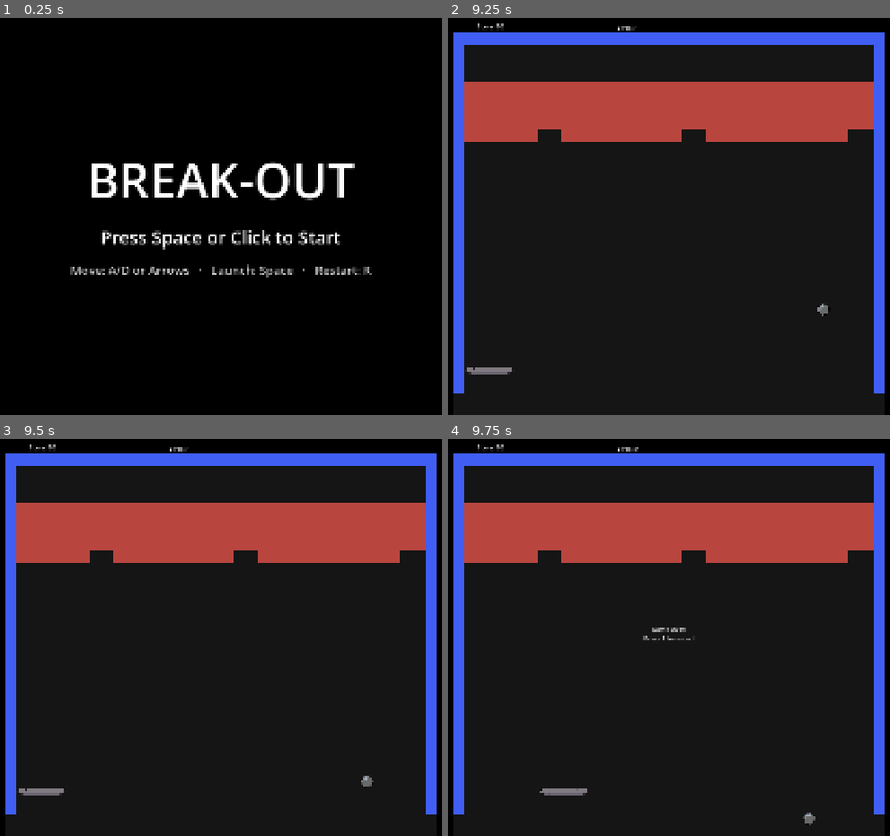
Above: before the commit, frames 1-4 (two rows, left to right).
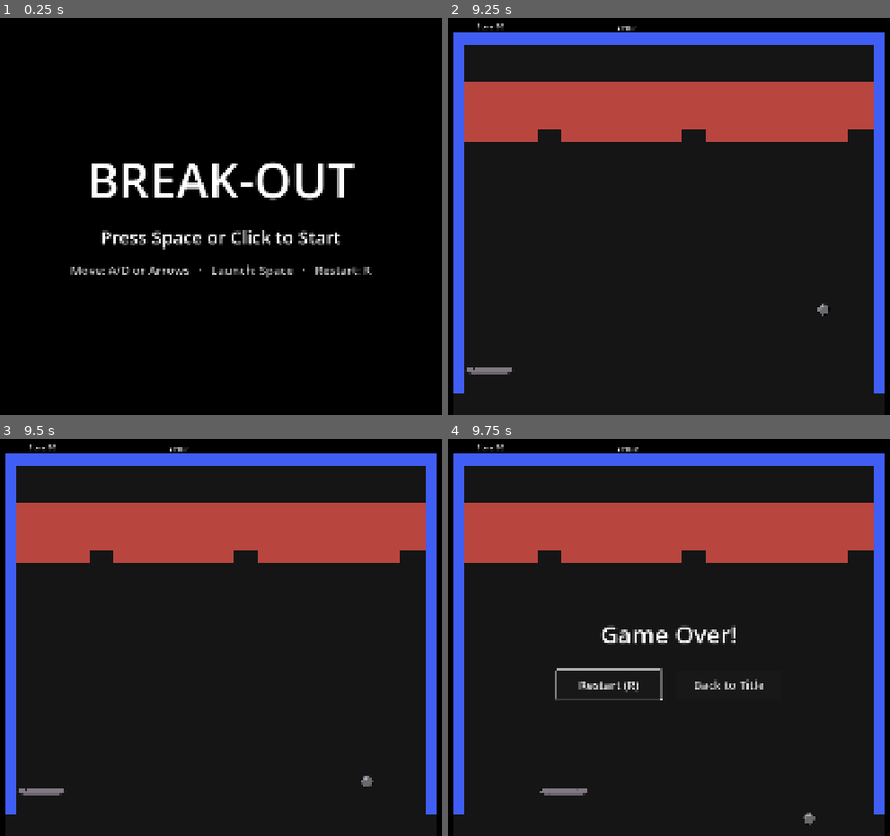
Above: after the commit, the same moments.

Repository: OptikCrash/break-out
Game: Godot game, scene res://TitleScreen.tscn
Two runs of this game, one before a commit and one after it. Both use one fixed random seed, a clock stepped at 60 frames per second and the inputs below.
Inputs (mouse positions are in pixels of both pictures, inside the frame that each line leads up to):
- Up to frame 1 (0.25 s): no input
- Up to frame 2 (9.25 s): tap Space (launch) at 0.5, 0.6, 1.55, 2.1, 2.85, 4.35, 5.1, 6.05, 6.6, 7.35, 8.85 s; move the mouse to (828, 192) at 0.52 s; hold D (move_right) 0.53-1.28 s; hold Enter (ui_accept) 0.53-1.28 s; click (828, 192) at 0.67 s; move the mouse to (523, 232) at 1.27 s; hold A (move_left) 1.28-2.03 s; tap Enter (ui_accept) at 1.35, 1.52, 1.82, 3.02, 3.32, 3.5, 4.52, 4.82, 5.85, 6.02, 6.32, 7.52, 7.82, 9.02 s; click (523, 232) at 1.42 s; move the mouse to (739, 125) at 2.02 s; hold Enter (ui_accept) 2.03-2.78 s; hold D (move_right) 2.03-3.53 s; click (739, 125) at 2.17 s; move the mouse to (633, 291) at 2.77 s; click (633, 291) at 2.92 s; move the mouse to (885, 272) at 3.52 s; hold Enter (ui_accept) 3.53-4.28 s; hold A (move_left) 3.53-5.78 s; click (885, 272) at 3.67 s; tap R (restart) at 4.15, 7.25 s; move the mouse to (452, 152) at 4.27 s; click (452, 152) at 4.42 s; move the mouse to (704, 212) at 5.02 s; hold Enter (ui_accept) 5.03-5.78 s; click (704, 212) at 5.17 s; move the mouse to (562, 113) at 5.77 s; hold D (move_right) 5.78-8.03 s; click (562, 113) at 5.92 s; move the mouse to (828, 192) at 6.52 s; hold Enter (ui_accept) 6.53-7.28 s; click (828, 192) at 6.67 s; move the mouse to (523, 232) at 7.27 s; click (523, 232) at 7.42 s; move the mouse to (739, 125) at 8.02 s; hold Enter (ui_accept) 8.03-8.78 s; hold A (move_left) from 8.03 s (still down); click (739, 125) at 8.17 s; move the mouse to (633, 291) at 8.77 s; click (633, 291) at 8.92 s
- Up to frame 3 (9.5 s): keep holding A (move_left); tap Enter (ui_accept) at 9.32 s
- Up to frame 4 (9.75 s): move the mouse to (885, 693) at 9.52 s; release A (move_left) at 9.53 s; hold D (move_right) from 9.53 s (still down); hold Enter (ui_accept) from 9.53 s (still down); tap Space (launch) at 9.6 s; click (885, 693) at 9.67 s

Frames 1-3 are identical in both runs. In frame 4, 1.5% of the frame differs, in the area x 24-72%, y 46-66%.

Commit message:
#25: Restart and Back to Title buttons on Game Over/Win
The HUD shows Restart (R) and Back to Title under the message, with
Restart focused for keyboard and gamepad. The buttons emit HUD signals,
and main.gd handles them. R still restarts. project.godot adds gamepad A
to ui_accept, which has no pad button by default.

Co-Authored-By: Claude Opus 5.5 <noreply@anthropic.com>

Diff:
--- a/HUD.tscn
+++ b/HUD.tscn
@@ -28,3 +28,31 @@
 grow_vertical = 2
 horizontal_alignment = 1
 vertical_alignment = 1
+theme_override_font_sizes/font_size = 64
+
+[node name="EndButtons" type="HBoxContainer" parent="." unique_id=1580362417]
+visible = false
+anchors_preset = 8
+anchor_left = 0.5
+anchor_top = 0.5
+anchor_right = 0.5
+anchor_bottom = 0.5
+offset_left = -300.0
+offset_top = 96.0
+offset_right = 300.0
+offset_bottom = 176.0
+grow_horizontal = 2
+theme_override_constants/separation = 40
+alignment = 1
+
+[node name="Restart" type="Button" parent="EndButtons" unique_id=637104958]
+custom_minimum_size = Vector2(280, 80)
+layout_mode = 2
+theme_override_font_sizes/font_size = 32
+text = "Restart (R)"
+
+[node name="BackToTitle" type="Button" parent="EndButtons" unique_id=1943825106]
+custom_minimum_size = Vector2(280, 80)
+layout_mode = 2
+theme_override_font_sizes/font_size = 32
+text = "Back to Title"
--- a/hud.gd
+++ b/hud.gd
@@ -1,4 +1,12 @@
 extends CanvasLayer
+
+# The HUD only reports which button was chosen; main.gd decides what that does.
+signal restart_pressed
+signal back_to_title_pressed
+
+func _ready() -> void:
+	$EndButtons/Restart.pressed.connect(restart_pressed.emit)
+	$EndButtons/BackToTitle.pressed.connect(back_to_title_pressed.emit)
 
 func update_lives(value: int) -> void:
 	$Lives.text = "Lives: " + str(value)
@@ -8,3 +16,9 @@
 
 func update_message(value: String) -> void:
 	$MessageLabel.text = value
+
+func show_end_buttons() -> void:
+	$EndButtons.show()
+	# Focus lets keyboard and gamepad use the buttons (arrows/D-pad to move,
+	# Enter/Space/A to press) without touching the mouse.
+	$EndButtons/Restart.grab_focus()
--- a/main.gd
+++ b/main.gd
@@ -1,4 +1,6 @@
 extends Node2D
+
+const TITLE_SCENE := "res://TitleScreen.tscn"
 
 @export var lives = 3
 @onready var ball := $PlayArea/Ball
@@ -12,11 +14,13 @@
 	hud.update_message("")
 	hud.update_score(score)
 	hud.update_lives(lives)
+	hud.restart_pressed.connect(restart)
+	hud.back_to_title_pressed.connect(back_to_title)
 	bricks_left = bricks.get_child_count()
 
 func _process(_delta: float) -> void:
 	if reset_ready && Input.is_action_just_pressed("restart"):
-		get_tree().reload_current_scene()
+		restart()
 
 func _on_death_zone_body_entered(_body: Node2D) -> void:
 	lives -= 1
@@ -24,7 +28,8 @@
 	if lives == 0:
 		reset_ready = true
 		ball.set_physics_process(false)
-		hud.update_message("Game Over!\nPress R to restart")
+		hud.update_message("Game Over!")
+		hud.show_end_buttons()
 	else:
 		print("Lives left: ", lives)
 		ball.reset()
@@ -37,4 +42,19 @@
 		ball.reset()
 		reset_ready = true
 		ball.set_physics_process(false)
-		hud.update_message("You Win!\nPress R to restart")
+		hud.update_message("You Win!")
+		hud.show_end_buttons()
+
+# R and the Restart button both land here. Clearing reset_ready means a second
+# request in the same frame (R plus a click) can't ask for another scene change.
+func restart() -> void:
+	if not reset_ready:
+		return
+	reset_ready = false
+	get_tree().reload_current_scene()
+
+func back_to_title() -> void:
+	if not reset_ready:
+		return
+	reset_ready = false
+	get_tree().change_scene_to_file(TITLE_SCENE)
--- a/project.godot
+++ b/project.godot
@@ -44,6 +44,14 @@
 "events": [Object(InputEventKey,"resource_local_to_scene":false,"resource_name":"","device":-1,"window_id":0,"alt_press …(191 unchanged characters)…
 ]
 }
+ui_accept={
+"deadzone": 0.2,
+"events": [Object(InputEventKey,"resource_local_to_scene":false,"resource_name":"","device":-1,"window_id":0,"alt_pressed":false,"shift_pressed":false,"ctrl_pressed":false,"meta_pressed":false,"pressed":false,"keycode":4194309,"physical_keycode":0,"key_label":0,"unicode":0,"location":0,"echo":false,"script":null)
+, Object(InputEventKey,"resource_local_to_scene":false,"resource_name":"","device":-1,"window_id":0,"alt_pressed":false,"shift_pressed":false,"ctrl_pressed":false,"meta_pressed":false,"pressed":false,"keycode":4194310,"physical_keycode":0,"key_label":0,"unicode":0,"location":0,"echo":false,"script":null)
+, Object(InputEventKey,"resource_local_to_scene":false,"resource_name":"","device":-1,"window_id":0,"alt_pressed":false,"shift_pressed":false,"ctrl_pressed":false,"meta_pressed":false,"pressed":false,"keycode":32,"physical_keycode":0,"key_label":0,"unicode":32,"location":0,"echo":false,"script":null)
+, Object(InputEventJoypadButton,"resource_local_to_scene":false,"resource_name":"","device":-1,"button_index":0,"pressure":0.0,"pressed":false,"script":null)
+]
+}
 restart={
 "deadzone": 0.2,
 "events": [Object(InputEventKey,"resource_local_to_scene":false,"resource_name":"","device":-1,"window_id":0,"alt_press …(192 unchanged characters)…
--- a/tests/brick_hit_test.gd
+++ b/tests/brick_hit_test.gd
@@ -38,7 +38,8 @@
 	_check(ball.position == ball.paddle.position + Vector2(0, -24), "Win immediately returns the ball to paddle rest")
 	_check(game.reset_ready, "Final brick enables restart")
 	_check(not ball.launched and not ball.is_physics_processing(), "Win resets and stops the ball")
-	_check(game.get_node("Hud/MessageLabel").text == "You Win!\nPress R to restart", "Final brick displays the win message")
+	_check(game.get_node("Hud/MessageLabel").text == "You Win!", "Final brick displays the win message")
+	_check(game.get_node("Hud/EndButtons").visible, "Final brick shows the Restart and Back to Title buttons")
 
 	game.free()
 	quit(1 if failures else 0)
--- /dev/null
+++ b/tests/end_screen_test.gd
@@ -0,0 +1,127 @@
+extends SceneTree
+
+const TITLE := "res://TitleScreen.tscn"
+const GAME := "res://main.tscn"
+var failures := 0
+
+func _initialize() -> void:
+	call_deferred("run")
+
+func run() -> void:
+	await check_hidden_during_play()
+	await check_layout()
+	await check_win_shows_buttons()
+	# Each way of choosing Restart must reload the game; Back to Title must leave it.
+	await check_choice("R key", [_key(KEY_R)], GAME)
+	await check_choice("Enter on Restart", [_key(KEY_ENTER)], GAME)
+	await check_choice("Space on Restart", [_key(KEY_SPACE)], GAME)
+	await check_choice("Gamepad A on Restart", [_joy(JOY_BUTTON_A)], GAME)
+	await check_choice("Click on Restart", [_click_on("Restart")], GAME)
+	await check_choice("Right then Enter", [_key(KEY_RIGHT), _key(KEY_ENTER)], TITLE)
+	await check_choice("D-pad right then A", [_joy(JOY_BUTTON_DPAD_RIGHT), _joy(JOY_BUTTON_A)], TITLE)
+	await check_choice("Click on Back to Title", [_click_on("BackToTitle")], TITLE)
+	quit(1 if failures else 0)
+
+func start_game() -> Node:
+	change_scene_to_file(GAME)
+	await process_frame
+	await process_frame
+	return current_scene
+
+func lose(game: Node) -> void:
+	game.lives = 1
+	game._on_death_zone_body_entered(game.ball)
+	await process_frame
+
+func check_hidden_during_play() -> void:
+	var game := await start_game()
+	_check(not game.get_node("Hud/EndButtons").visible, "Buttons must stay hidden while playing")
+	# R only restarts once the game has ended.
+	await press(_key(KEY_R))
+	_check(current_scene == game, "R must not restart during play")
+
+func check_layout() -> void:
+	var game := await start_game()
+	await lose(game)
+	var buttons: Control = game.get_node("Hud/EndButtons")
+	var restart: Button = buttons.get_node("Restart")
+	_check(buttons.visible, "Game Over must show the buttons")
+	_check(restart.has_focus(), "Restart must have focus when the buttons appear")
+	_check(game.get_node("Hud/MessageLabel").text == "Game Over!", "Game Over message must show")
+	for viewport_size in [Vector2i(1920, 1080), Vector2i(1280, 720)]:
+		root.size = viewport_size
+		await process_frame
+		var viewport_rect := root.get_visible_rect()
+		var rect := buttons.get_global_rect()
+		_check(absf(rect.get_center().x - viewport_rect.get_center().x) < 1.0,
+			"Buttons must be centred horizontally at %s" % viewport_size)
+		_check(rect.position.y > viewport_rect.get_center().y,
+			"Buttons must sit below the centred message at %s" % viewport_size)
+		for button in buttons.get_children():
+			_check(viewport_rect.encloses(button.get_global_rect()),
+				"%s must fit on screen at %s" % [button.name, viewport_size])
+	root.size = Vector2i(1920, 1080)
+	await process_frame
+
+func check_win_shows_buttons() -> void:
+	var game := await start_game()
+	game.bricks_left = 1
+	game._on_ball_brick_broken()
+	await process_frame
+	_check(game.get_node("Hud/EndButtons").visible, "Win must show the buttons")
+	_check(game.get_node("Hud/EndButtons/Restart").has_focus(), "Win must focus Restart")
+
+func check_choice(label: String, events: Array, expected: String) -> void:
+	var game := await start_game()
+	await lose(game)
+	for event in events:
+		await press(event.call() if event is Callable else event)
+	for i in 3:
+		await process_frame
+	var scene := current_scene
+	_check(scene != null and scene != game and scene.scene_file_path == expected,
+		"%s must open %s" % [label, expected])
+	if scene and scene.scene_file_path == GAME:
+		_check(scene.lives == 3 and not scene.reset_ready, "%s must start a fresh game" % label)
+		_check(not scene.get_node("Hud/EndButtons").visible, "%s must hide the buttons again" % label)
+		await physics_frame
+		await physics_frame
+		# Space is also the launch key: restarting with it must not launch the ball.
+		_check(not scene.get_node("PlayArea/Ball").launched, "%s must not launch the ball" % label)
+
+func press(event: InputEvent) -> void:
+	Input.parse_input_event(event)
+	await physics_frame
+	var release: InputEvent = event.duplicate()
+	release.pressed = false
+	Input.parse_input_event(release)
+	await physics_frame
+
+func _key(keycode: Key) -> InputEventKey:
+	var event := InputEventKey.new()
+	event.keycode = keycode
+	event.physical_keycode = keycode
+	event.pressed = true
+	return event
+
+func _joy(button: JoyButton) -> InputEventJoypadButton:
+	var event := InputEventJoypadButton.new()
+	event.button_index = button
+	event.pressed = true
+	return event
+
+# The click position is read when the test runs, after the game has ended.
+func _click_on(button_name: String) -> Callable:
+	return func() -> InputEventMouseButton:
+		var button: Control = current_scene.get_node("Hud/EndButtons/" + button_name)
+		var event := InputEventMouseButton.new()
+		event.button_index = MOUSE_BUTTON_LEFT
+		event.position = button.get_global_rect().get_center()
+		event.global_position = event.position
+		event.pressed = true
+		return event
+
+func _check(condition: bool, message: String) -> void:
+	if not condition:
+		printerr("FAIL: ", message)
+		failures += 1
--- a/tests/hud_layout_test.gd
+++ b/tests/hud_layout_test.gd
@@ -10,7 +10,7 @@
 	# CanvasLayer controls follow the viewport, including after a resize.
 	for viewport_size in [Vector2i(1920, 1080), Vector2i(1280, 720)]:
 		root.size = viewport_size
-		for message in ["", "Game Over!\nPress R to restart", "You Win!\nPress R to restart"]:
+		for message in ["", "Game Over!", "You Win!"]:
 			label.text = message
 			await process_frame
 			var viewport_rect = root.get_visible_rect()
--- a/tests/title_screen_test.gd
+++ b/tests/title_screen_test.gd
@@ -11,7 +11,7 @@
 	_check(ProjectSettings.get_setting("application/run/main_scene") == TITLE,
 		"run/main_scene must be the title screen")
 	await check_layout()
-	for event in [_key(KEY_SPACE), _key(KEY_ENTER), _click()]:
+	for event in [_key(KEY_SPACE), _key(KEY_ENTER), _joy_a(), _click()]:
 		await check_starts_game(event)
 	await check_held_space_then_launch()
 	quit(1 if failures else 0)
@@ -83,6 +83,13 @@
 	event.pressed = true
 	return event
 
+# Godot's default ui_accept has no gamepad button; project.godot adds A.
+func _joy_a() -> InputEventJoypadButton:
+	var event := InputEventJoypadButton.new()
+	event.button_index = JOY_BUTTON_A
+	event.pressed = true
+	return event
+
 func _click() -> InputEventMouseButton:
 	var event := InputEventMouseButton.new()
 	event.button_index = MOUSE_BUTTON_LEFT
Not shown, added: tests/end_screen_test.gd.uid
Not shown, changed: AGENTS.md
Not shown, changed: PR_DESCRIPTION.md
